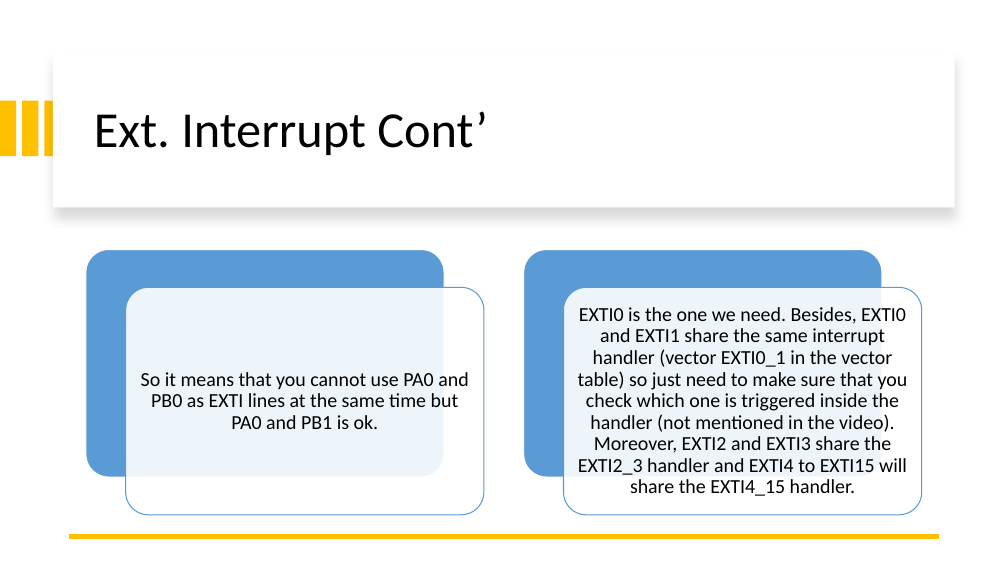
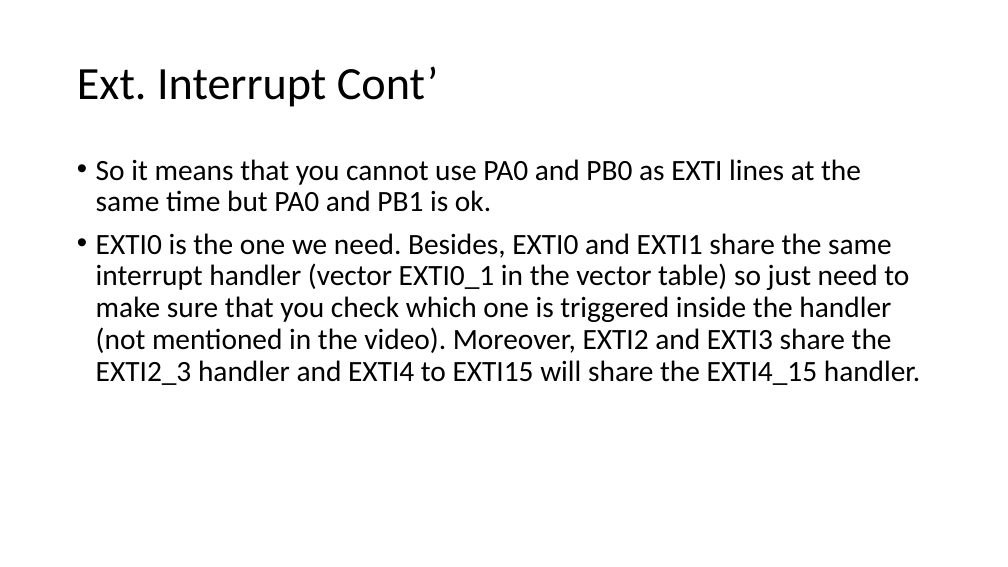
Before and after one commit to Mohamedsaied8/EmbeddedCppDiploma, a slide deck: slide 24 of interfacing/Slides/Interrupts.pptx. Drawn at 1008x567 pixels with LibreOffice and Linux fonts; fonts in the diff are those of the drawing. Boxes give left, top, right and bottom in pixels: in the first picture for what was removed or moved away, otherwise in the second. Text is boxed around its words. In the diff, an @@ line names an element or a change of style, - is before the commit and + after.

```diff
--- a/interfacing/Slides/Interrupts.pptx
+++ b/interfacing/Slides/Interrupts.pptx
@@ rectangle removed at (53, 51, 955, 207) @@
@@ title "Ext. Interrupt Cont’": place and size @@
-title "Ext. Interrupt Cont’" at (94, 111, 488, 155)
+title "Ext. Interrupt Cont’" at (77, 66, 438, 107)
@@ title "Ext. Interrupt Cont’" at (77, 66, 438, 107): size 48 to 44 pt @@
@@ rectangle removed at (0, 101, 16, 157) @@
@@ rectangle removed at (22, 101, 38, 157) @@
@@ rectangle removed at (45, 101, 60, 157) @@
@@ text "So it means that you ...": place and size @@
-text "So it means that you ..." at (578, 307, 908, 496)
+text "So it means that you ..." at (96, 159, 920, 385)
@@ text "So it means that you ..." at (96, 159, 920, 385): vertical alignment middle to top @@
@@ text at (96, 159, 861, 212): paragraph added @@
+• So it means that you cannot use PA0 and PB0 as EXTI lines at the same time but PA0 and PB1 is ok.
@@ text at (96, 233, 920, 385): size 19 to 28 pt in "EXTI0 is the one we need. Besides, ..."; alignment centre to left; bullet none to •; more space between paragraphs @@
@@ group removed at (86, 250, 922, 515): 4 rounded rectangles, 1 text @@
-So it means that you cannot use PA0 and PB0 as EXTI lines at the same time but PA0 and PB1 is ok.
@@ line removed from (939, 536) to (70, 536) @@
```
Also in this commit, not shown: 17 other slides changed, 47 other files.
